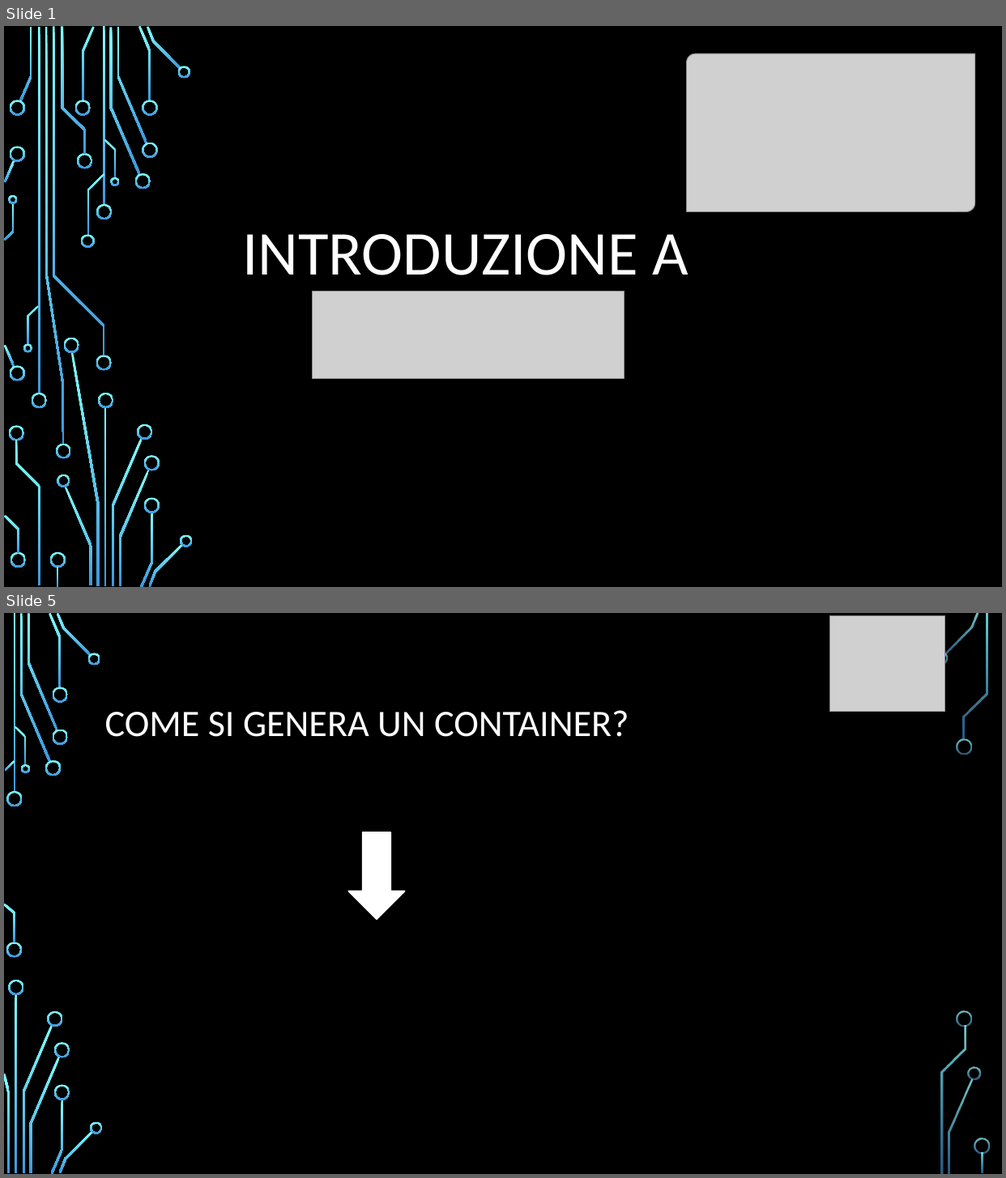
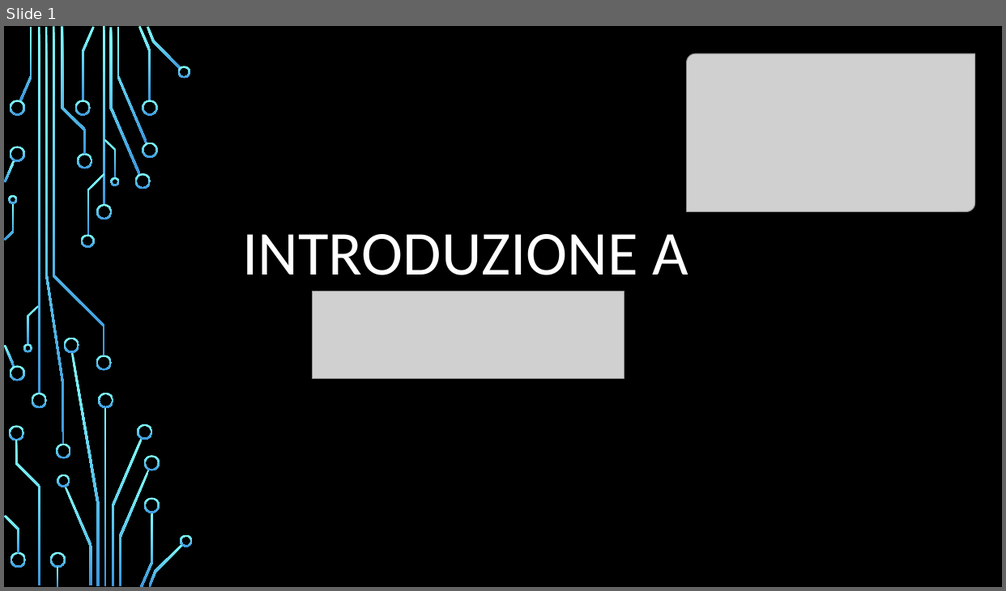
Before and after one commit to angelitadoria/Documenti-stage, a slide deck: prsentazione_DOCKER.pptx. Shown one above the other, each under a label of ours: slides 1 and 5 before the commit, slide 1 after it; the slides between them are not shown. The pictures are 1006x1178 and 1006x591 pixels, drawn with LibreOffice and Linux fonts; fonts in the diff are those of the drawing; grey boxes stand for pictures; background and template pictures are left out. Boxes give left, top, right and bottom in pixels: in the first picture for what was removed or moved away, otherwise in the second. Text is boxed around its words. In the diff, an @@ line names an element or a change of style, - is before the commit and + after.

```diff
--- a/prsentazione_DOCKER.pptx
+++ b/prsentazione_DOCKER.pptx
@@ slide 5 removed at bbox=[4, 613, 1002, 1174], background picture (left out) @@
@@ picture removed at bbox=[829, 616, 946, 712] @@
@@ title removed at bbox=[105, 710, 629, 737] @@
-COME SI GENERA UN CONTAINER?
@@ down arrow removed at bbox=[348, 833, 404, 919] @@
@@ group removed at bbox=[4, 613, 990, 1174]: 33 freeform shapes, 3 rectangles @@
```
Also in this commit, not shown: 2 slides changed, 5 slides added, 1 other slide removed.
